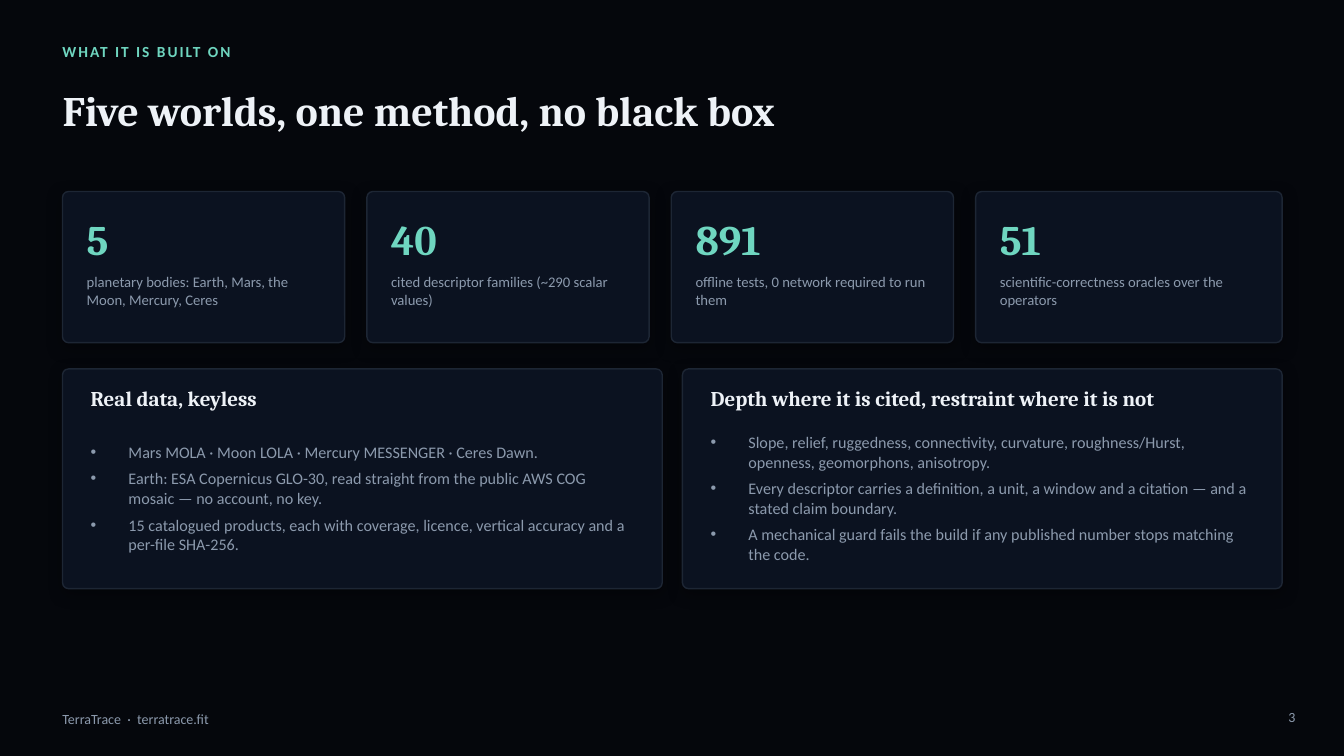
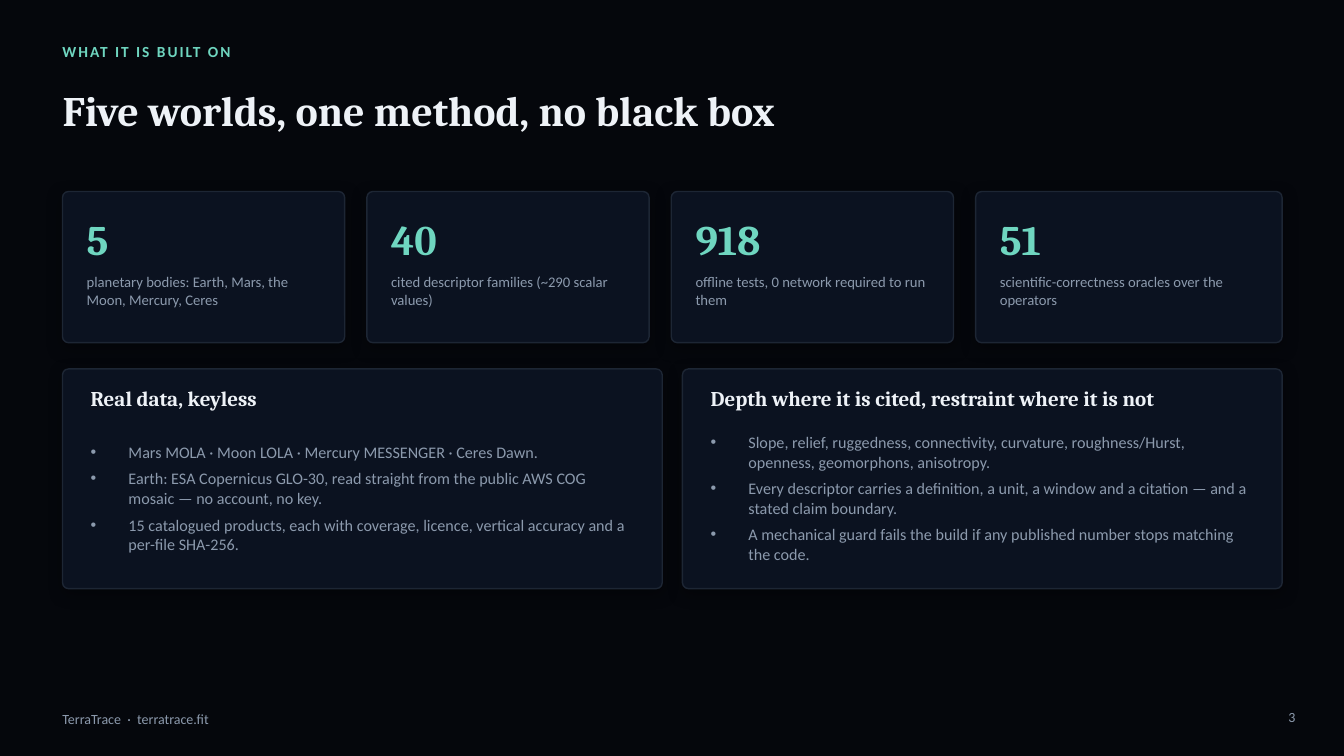
Before and after one commit to pal-123456789/terratrace, a slide deck: slide 3 of TerraTrace-submission.pptx. Drawn at 1344x756 pixels with LibreOffice and Linux fonts; fonts in the diff are those of the drawing. Boxes give left, top, right and bottom in pixels: in the first picture for what was removed or moved away, otherwise in the second. Text is boxed around its words. In the diff, an @@ line names an element or a change of style, - is before the commit and + after.

```diff
--- a/TerraTrace-submission.pptx
+++ b/TerraTrace-submission.pptx
@@ text at box(696, 226, 761, 256): text changed @@
-891
+918
```
Also in this commit, not shown: 2 other slides changed, 3 other files.
